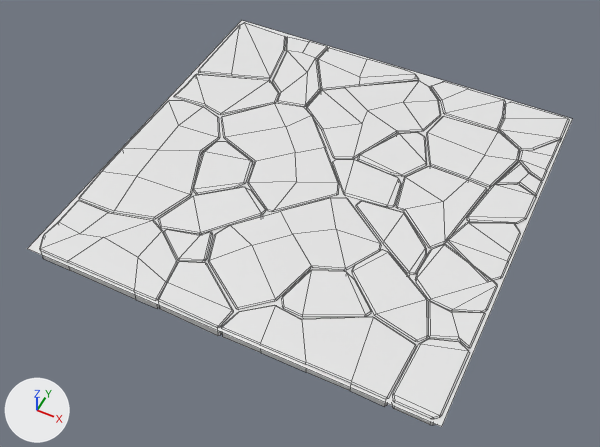
The FBX model Assets/BrokenVector/LowPolyDungeon/Models/Tiles/FloorTIle.fbx, before and after one commit.
One viewpoint serves both versions: a 50 mm lens placed at (2.41, -5.26, 5.8), pointed at (-0.04, -0.36, -0.33). Arrows for +X, +Y and +Z are at lower left; the lights stay in place. The picture after the commit comes second. Mesh edges are drawn as thin lines. Where no turn or scale is listed for an object, it has been applied to the vertices.

Objects in the first picture: 'FloorTIle'.
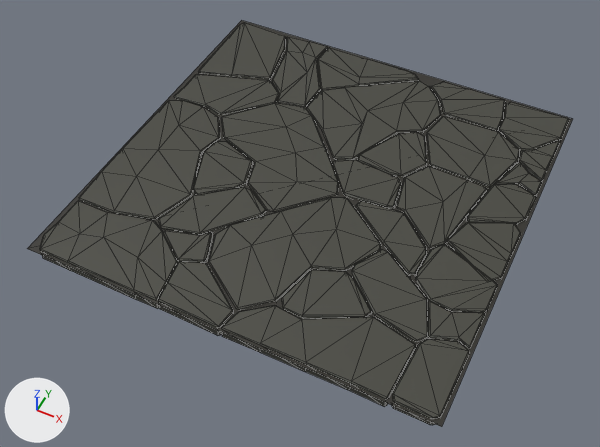
Where the newer file only moved an object's origin or applied its transform, the numbers keep the older frame.

Boxes [x1, y1, x2, y2] around the edits, measured in the pictures (600 x 447 px):
'FloorTIle', surface changed (white to grey)
    both: [27, 20, 573, 427]

The change in detail:
Picture 'LPD_Texture.png' (img_lpd_texture_png) is new.
In material 'Stone_Floor' (mat_stone_floor), base_color is no longer (0.8, 0.8, 0.8), white #e7e7e7.
In material 'Stone_Floor' (mat_stone_floor), texture is now set to img_lpd_texture_png.
